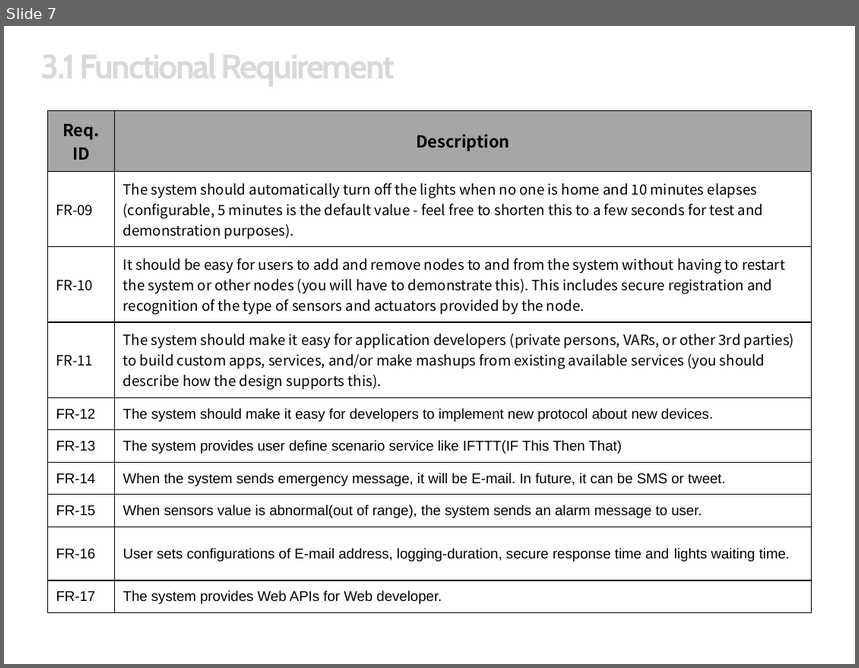
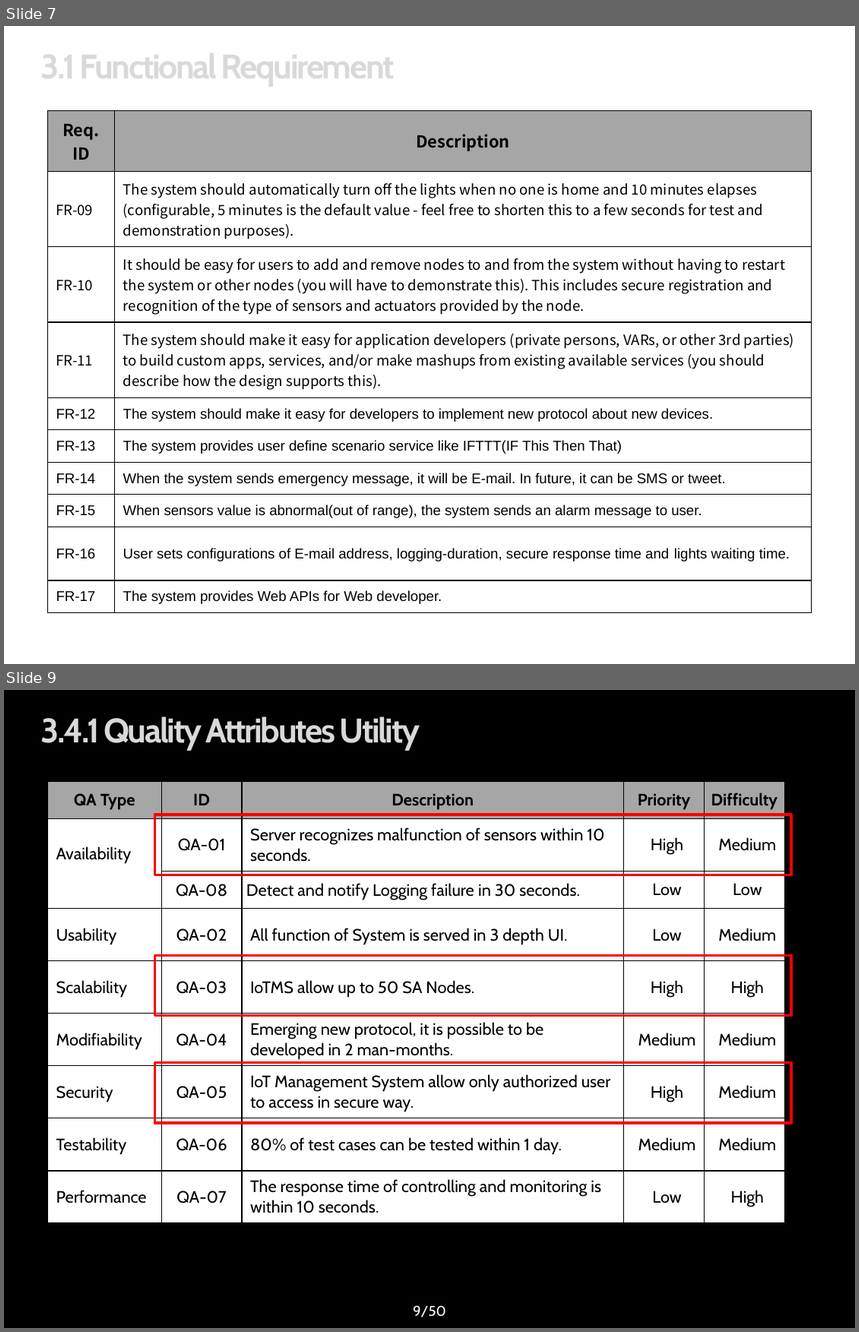
Before and after one commit to youkkwon/smarthome, a slide deck: doc/Docs/IoT System Final Presentation_0624.pptx. Shown one above the other, each under a label of ours: slide 7 before the commit, slides 7 and 9 after it; the slides between them are not shown. The pictures are 859x668 and 859x1332 pixels, drawn with LibreOffice and Linux fonts; fonts in the diff are those of the drawing; background and template pictures are left out. Boxes give left, top, right and bottom in pixels: in the first picture for what was removed or moved away, otherwise in the second. Text is boxed around its words. In the diff, an @@ line names an element or a change of style, - is before the commit and + after.

Commit message:
final PPT : QA utility , dynamic view추가

```diff
--- a/doc/Docs/IoT System Final Presentation_0624.pptx
+++ b/doc/Docs/IoT System Final Presentation_0624.pptx
@@ slide 9 added at (x1=4, y1=690, x2=855, y2=1328), background picture (left out) @@
@@ title added at (x1=41, y1=717, x2=420, y2=750), 28.8 pt, text gradient #F2F2F2 to #D9D9D9 to #595959, bold @@
+3.4.1 Quality Attributes Utility
@@ table added at (x1=47, y1=781, x2=784, y2=1224), 9 rows, 5 columns @@
+QA Type | ID | Description | Priority | Difficulty
+Availability | QA-01 | Server recognizes malfunction of sensors within 10 seconds. | High | Medium
+ | QA-08 | Detect and notify Logging failure in 30 seconds. | Low | Low
+Usability | QA-02 | All function of System is served in 3 depth UI. | Low | Medium
+Scalability | QA-03 | IoTMS allow up to 50 SA Nodes. | High | High
+Modifiability | QA-04 | Emerging new protocol, it is possible to be developed in 2 man-months. | Medium | Medium
+Security | QA-05 | IoT Management System allow only authorized user to access in secure way. | High | Medium
+Testability | QA-06 | 80% of test cases can be tested within 1 day. | Medium | Medium
+Performance | QA-07 | The response time of controlling and monitoring is within 10 seconds. | Low | High
@@ rectangle added at (x1=154, y1=815, x2=791, y2=875), outline #FF0000 2.25 pt @@
@@ rectangle added at (x1=154, y1=955, x2=791, y2=1016), outline #FF0000 2.25 pt @@
@@ rectangle added at (x1=154, y1=1063, x2=791, y2=1123), outline #FF0000 2.25 pt @@
@@ page number added at (x1=413, y1=1306, x2=446, y2=1318), 12 pt, text #FFFFFF @@
+9/50
```
Also in this commit, not shown: 2 slides changed, 1 other slide added, 2 slides removed.
